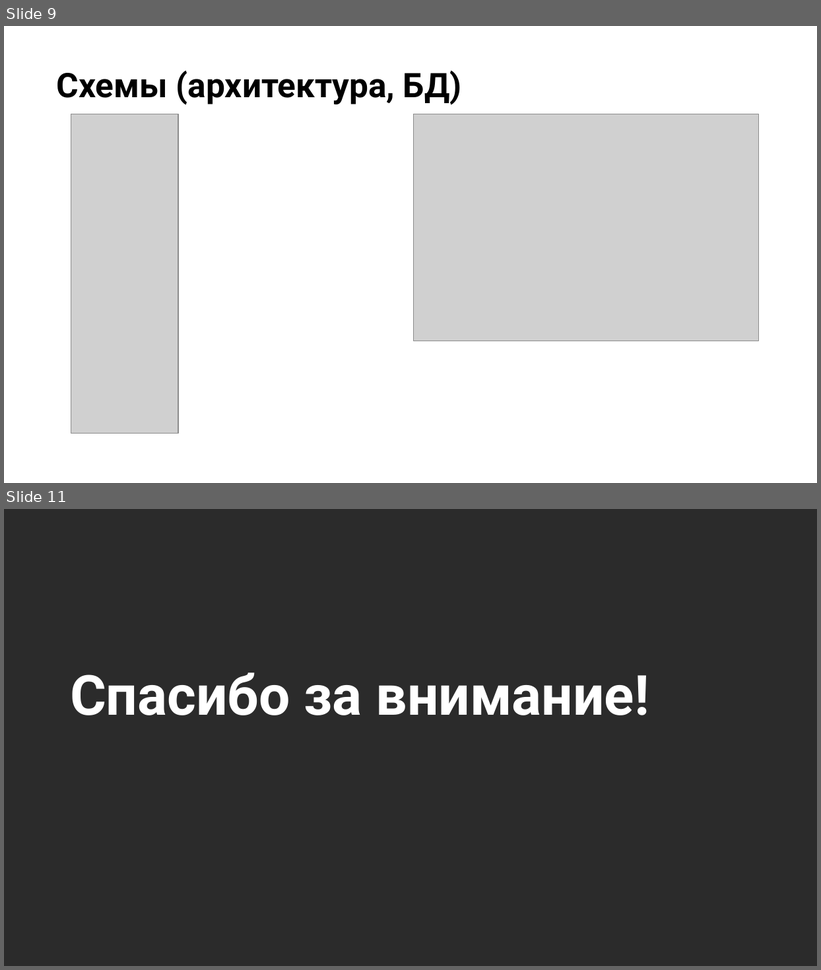
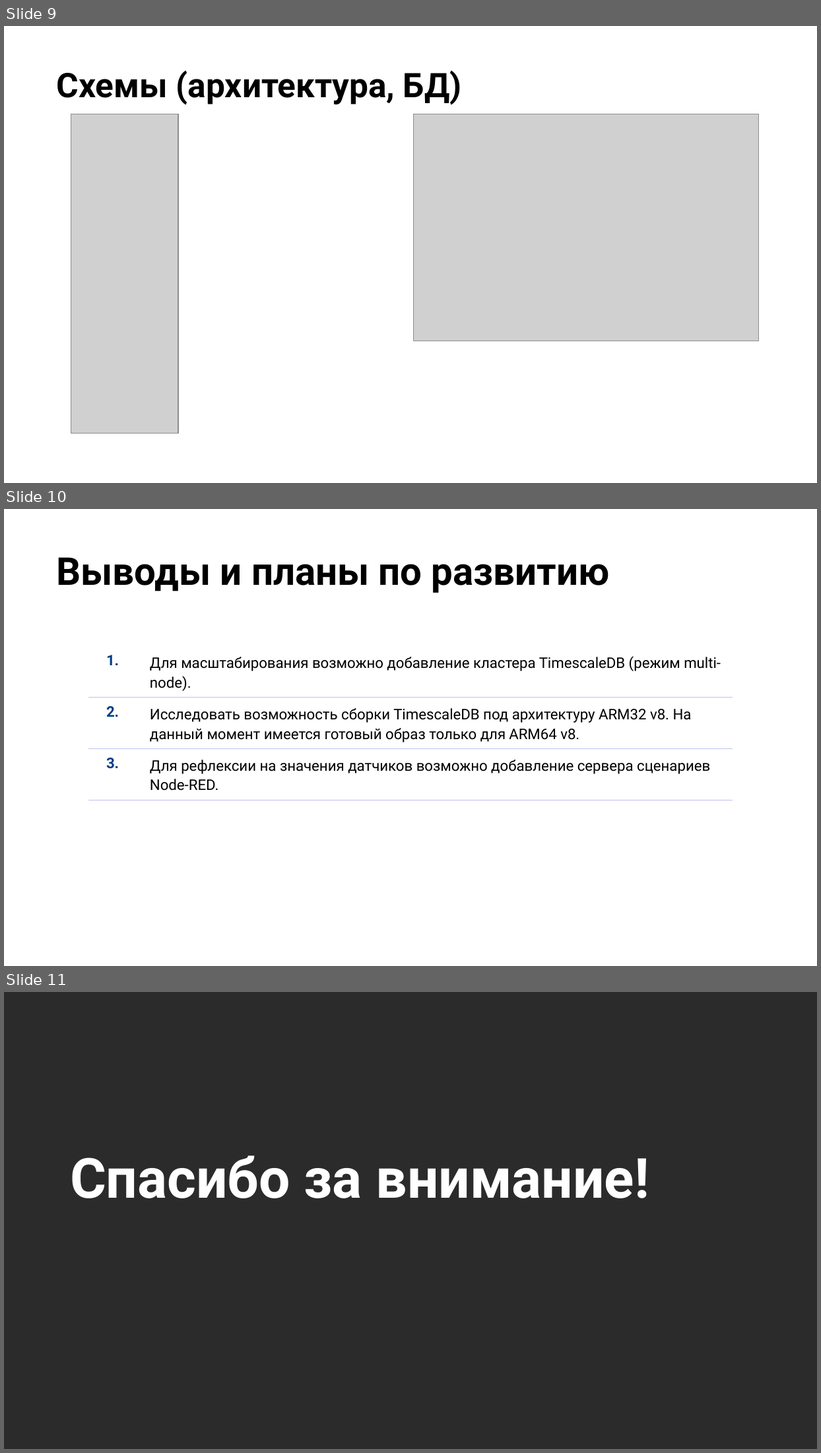
Before and after one commit to pssukhotyu/otus, a slide deck: project/Презентация.pptx. Shown one above the other, each under a label of ours: slides 9 and 11 before the commit, slides 9, 10 and 11 after it; the slides between them are not shown. The pictures are 821x970 and 821x1453 pixels, drawn with LibreOffice and Linux fonts; fonts in the diff are those of the drawing; grey boxes stand for pictures; background and template pictures are left out; a plain dark background stands for a picture behind light text. Boxes give left, top, right and bottom in pixels: in the first picture for what was removed or moved away, otherwise in the second. Text is boxed around its words. In the diff, an @@ line names an element or a change of style, - is before the commit and + after.

```diff
--- a/project/Презентация.pptx
+++ b/project/Презентация.pptx
@@ slide 10 added at box(4, 509, 817, 966), background picture (left out) @@
@@ title added at box(57, 557, 609, 593), 34 pt, text #000000, bold @@
+Выводы и планы по развитию
@@ table added at box(88, 646, 733, 799), 3 rows, 2 columns @@
+1. | Для масштабирования возможно добавление кластера TimescaleDB (режим multi-node).
+2. | Исследовать возможность сборки TimescaleDB под архитектуру ARM32 v8. На данный момент имеется готовый образ только для ARM64 v8.
+3. | Для рефлексии на значения датчиков возможно добавление сервера сценариев Node-RED.
```
Also in this commit, not shown: 1 slide changed, 8 slides removed, 3 other files.
